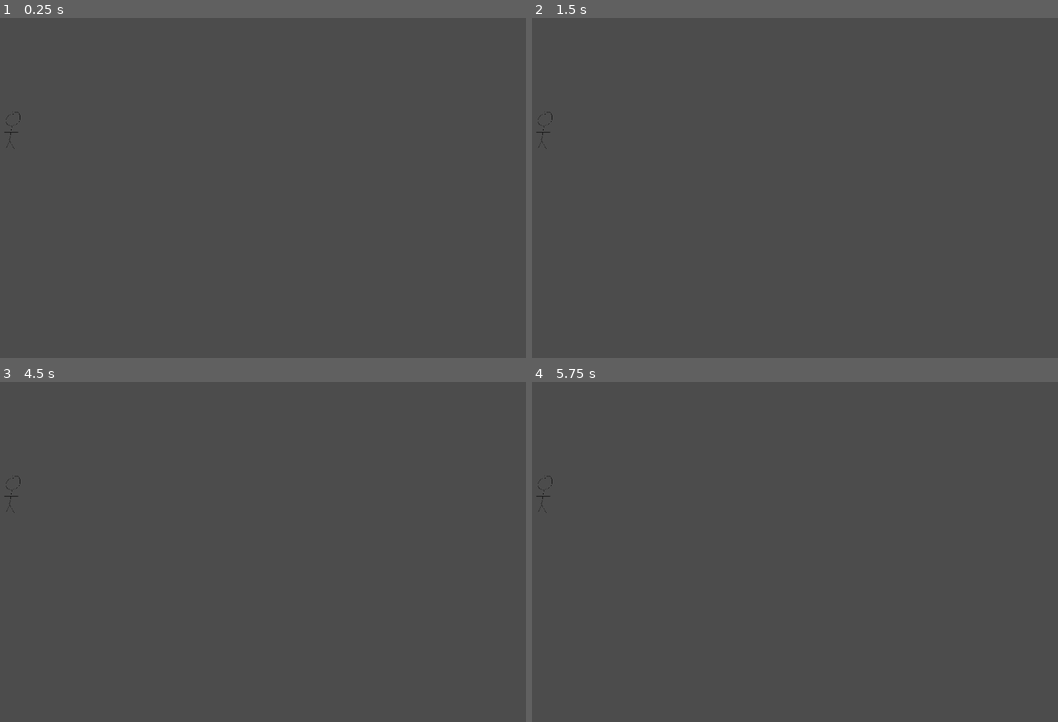
Above: before the commit, frames 1-4 (two rows, left to right).
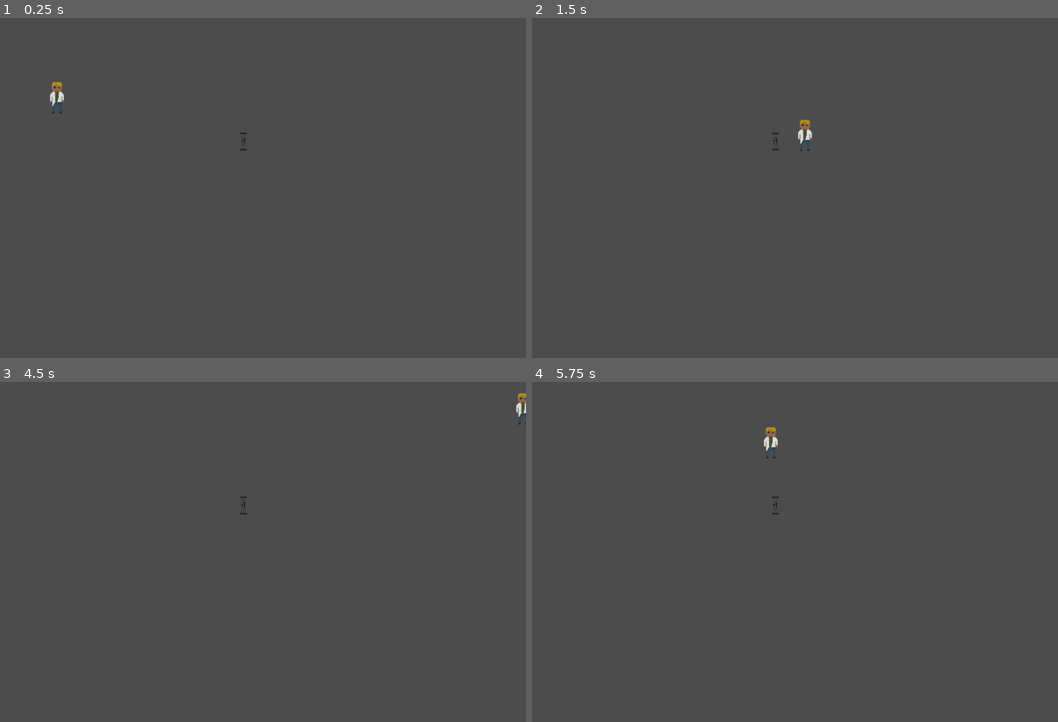
Above: after the commit, the same moments.

Repository: Wigui/GameJamCEMEA
Game: Godot game, scene res://Scene/World.tscn
Same seed, same stepped clock (60 frames per second), same inputs: the game is played once before the commit and once after it. The project has no main scene, so this scene is started directly.
Inputs:
- Up to frame 1 (0.25 s): no input
- Up to frame 2 (1.5 s): tap Enter at 0.5 s; hold Right (ui_right) 0.53-1.28 s; tap Space (attraper, bound only after the commit) at 0.6, 1.35 s; hold Down (ui_down) from 1.28 s (still down)
- Up to frame 3 (4.5 s): release Down (ui_down) at 2.03 s; hold Right (ui_right) 2.03-2.78 s; tap Space (attraper, bound only after the commit) at 2.1, 2.85, 3.5, 3.6, 4.35 s; hold Up (ui_up) 2.78-3.53 s; hold Left (ui_left) from 3.53 s (still down); tap Enter at 4.25 s
- Up to frame 4 (5.75 s): tap Space (attraper, bound only after the commit) at 5, 5.1 s; release Left (ui_left) at 5.03 s; hold Down (ui_down) from 5.03 s (still down)

The runs differ from the first frame. In frame 1, 0.2% of the frame differs, in the area x 0-47%, y 18-39%; in frame 2, 0.2%, in the area x 0-54%, y 27-40%; in frame 3, 0.2%; in frame 4, 0.2%.

Commit message:
Déplacement + Attraper objet phase 1

Diff:
--- /dev/null
+++ b/Scene/GrabArea.gd
@@ -0,0 +1,32 @@
+extends Area2D
+
+var objets_superposes = []
+onready var parent = get_parent()
+
+func _on_GrabArea_body_entered(body):
+	objets_superposes.append(body)
+
+func _on_GrabArea_body_exited(body):
+	objets_superposes.erase(body)
+
+func attraper():
+	var objet = get_nearest_object()
+	if not objet:
+		return
+	objet.get_children
+
+func get_nearest_object():
+	if objets_superposes.size()<=0:
+		return
+	var min_distance
+	var objet_proche
+	for objet in objets_superposes:
+		var distance = objet.global_position.distance_to(global_position)
+		if objet != parent:
+			if not min_distance:
+				min_distance = distance
+				objet_proche = objet
+			if distance <= min_distance:
+				min_distance = distance
+				objet_proche = objet
+	print(objet_proche)
--- /dev/null
+++ b/Scene/Pipe.tscn
@@ -0,0 +1,14 @@
+[gd_scene load_steps=3 format=2]
+
+[ext_resource path="res://AssetGraphique/Tuyau/TuyauVide.png" type="Texture" id=1]
+
+[sub_resource type="RectangleShape2D" id=1]
+extents = Vector2( 6.27834, 16.1821 )
+
+[node name="Pipe" type="StaticBody2D"]
+
+[node name="Sprite" type="Sprite" parent="."]
+texture = ExtResource( 1 )
+
+[node name="CollisionShape2D" type="CollisionShape2D" parent="."]
+shape = SubResource( 1 )
--- a/Scene/Player.gd
+++ b/Scene/Player.gd
@@ -1,16 +1,26 @@
-extends Area2D
+extends KinematicBody2D
 
-# Declare member variables here. Examples:
-# var a = 2
-# var b = "text"
+var velocite = Vector2()
+export var vitesse = 400
 
 # Called when the node enters the scene tree for the first time.
 func _ready():
-	pass # Replace with function body.
+	pass
 
-# Called every frame. 'delta' is the elapsed time since the previous frame.
-#func _process(delta):
-#	pass
+func _physics_process(delta):
+	_check_control()
+	move_and_slide(velocite)
 
-export var speed = 400  # How fast the player will move (pixels/sec).
-var screen_size  # Size of the game window.
+func _check_control():
+	if Input.is_action_pressed("ui_right"):
+		velocite.x = vitesse
+	elif Input.is_action_pressed("ui_left"):
+		velocite.x = -vitesse
+	elif Input.is_action_pressed("ui_down"):
+		velocite.y = vitesse
+	elif Input.is_action_pressed("ui_up"):
+		velocite.y = -vitesse
+	else:
+		velocite = Vector2(0,0)
+	if Input.is_action_just_pressed("attraper"):
+		$GrabArea.attraper() #get_node("noeud").function au lieu de $ pour appeler un script qui se situe dans le même noeud
--- a/Scene/Player.tscn
+++ b/Scene/Player.tscn
@@ -1,28 +1,32 @@
-[gd_scene load_steps=5 format=2]
+[gd_scene load_steps=6 format=2]
 
 [ext_resource path="res://Scene/Player.gd" type="Script" id=1]
-[ext_resource path="res://AssetGraphique/Player.png" type="Texture" id=2]
+[ext_resource path="res://AssetGraphique/Chara/CharaFace.png" type="Texture" id=2]
+[ext_resource path="res://Scene/GrabArea.gd" type="Script" id=3]
 
-[sub_resource type="SpriteFrames" id=1]
-animations = [ {
-"frames": [ ExtResource( 2 ) ],
-"loop": true,
-"name": "default",
-"speed": 5.0
-} ]
+[sub_resource type="RectangleShape2D" id=1]
+extents = Vector2( 12.3535, 9.99353 )
 
 [sub_resource type="CapsuleShape2D" id=2]
-radius = 16.1735
-height = 37.6063
+radius = 32.4123
+height = 38.6325
 
-[node name="Player" type="Area2D"]
-position = Vector2( 114.505, 195.254 )
+[node name="Player" type="KinematicBody2D"]
 script = ExtResource( 1 )
 
-[node name="AnimatedSprite" type="AnimatedSprite" parent="."]
-scale = Vector2( 0.2, 0.2 )
-frames = SubResource( 1 )
+[node name="Sprite" type="Sprite" parent="."]
+scale = Vector2( 1, 1 )
+texture = ExtResource( 2 )
 
 [node name="CollisionShape2D" type="CollisionShape2D" parent="."]
-position = Vector2( 7.09, 3.05 )
+position = Vector2( 0, 17.1144 )
+shape = SubResource( 1 )
+
+[node name="GrabArea" type="Area2D" parent="."]
+collision_mask = 2
+script = ExtResource( 3 )
+
+[node name="CollisionShape2D" type="CollisionShape2D" parent="GrabArea"]
 shape = SubResource( 2 )
+[connection signal="body_entered" from="GrabArea" to="GrabArea" method="_on_GrabArea_body_entered"]
+[connection signal="body_exited" from="GrabArea" to="GrabArea" method="_on_GrabArea_body_exited"]
--- a/Scene/World.tscn
+++ b/Scene/World.tscn
@@ -1,7 +1,12 @@
-[gd_scene load_steps=2 format=2]
+[gd_scene load_steps=3 format=2]
 
-[ext_resource path="res://Scene/Player.tscn" type="PackedScene" id=1]
+[ext_resource path="res://Scene/Pipe.tscn" type="PackedScene" id=1]
+[ext_resource path="res://Scene/Player.tscn" type="PackedScene" id=2]
 
 [node name="World" type="Node2D"]
 
-[node name="Player" parent="." instance=ExtResource( 1 )]
+[node name="Pipe" parent="." instance=ExtResource( 1 )]
+position = Vector2( 526.889, 217.94 )
+
+[node name="Player" parent="." instance=ExtResource( 2 )]
+position = Vector2( 198.781, 141.302 )
--- a/project.godot
+++ b/project.godot
@@ -18,6 +18,14 @@
 config/name="GameJamCEMEA"
 config/icon="res://icon.png"
 
+[input]
+
+attraper={
+"deadzone": 0.5,
+"events": [ Object(InputEventKey,"resource_local_to_scene":false,"resource_name":"","device":0,"alt":false,"shift":false,"control":false,"meta":false,"command":false,"pressed":false,"scancode":32,"unicode":0,"echo":false,"script":null)
+ ]
+}
+
 [rendering]
 
 environment/default_environment="res://default_env.tres"
